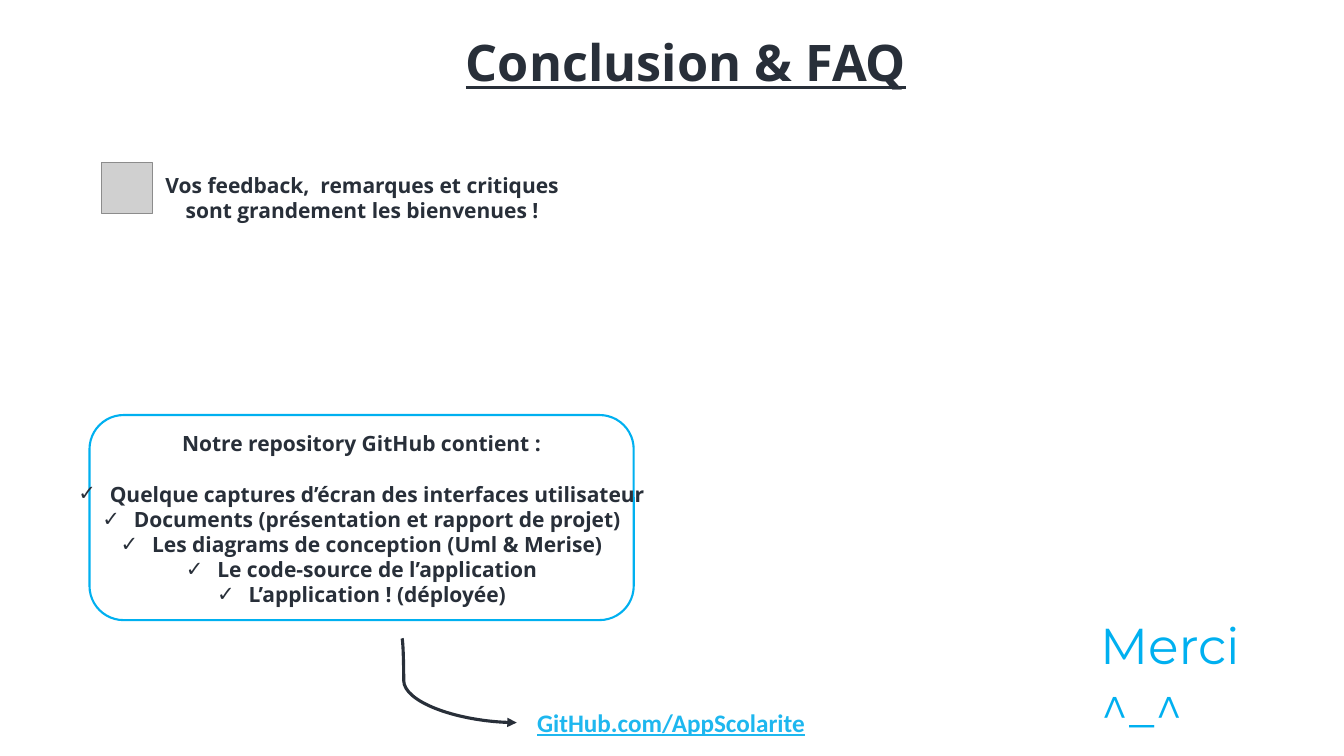
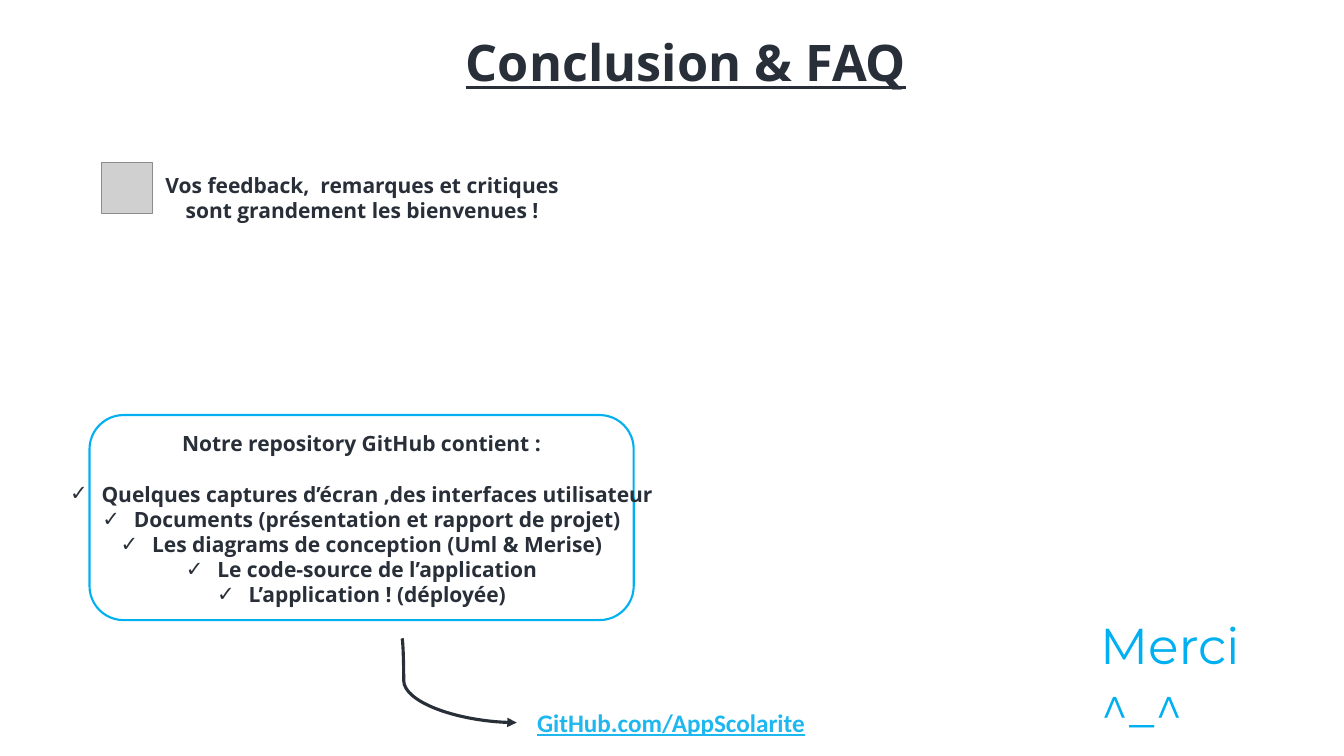
Before and after one commit to AppScolarite/AppGestionScolarite, a slide deck: slide 6 of Documents/Presentation.pptx. Drawn at 1344x756 pixels with LibreOffice and Linux fonts; fonts in the diff are those of the drawing; grey boxes stand for pictures. Boxes give left, top, right and bottom in pixels: in the first picture for what was removed or moved away, otherwise in the second. Text is boxed around its words. In the diff, an @@ line names an element or a change of style, - is before the commit and + after.

```diff
--- a/Documents/Presentation.pptx
+++ b/Documents/Presentation.pptx
@@ text at <box>102,482,653,509</box>: text changed @@
-✓ Quelque captures d’écran des interfaces utilisateur
+✓ Quelques captures d’écran ,des interfaces utilisateur
```
Also in this commit, not shown: 5 other slides changed.
